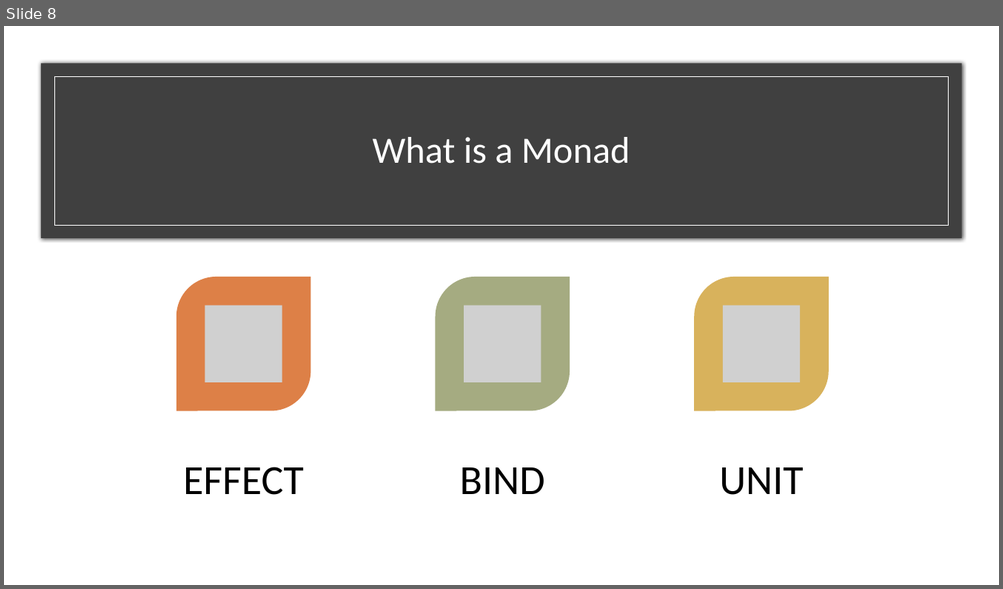
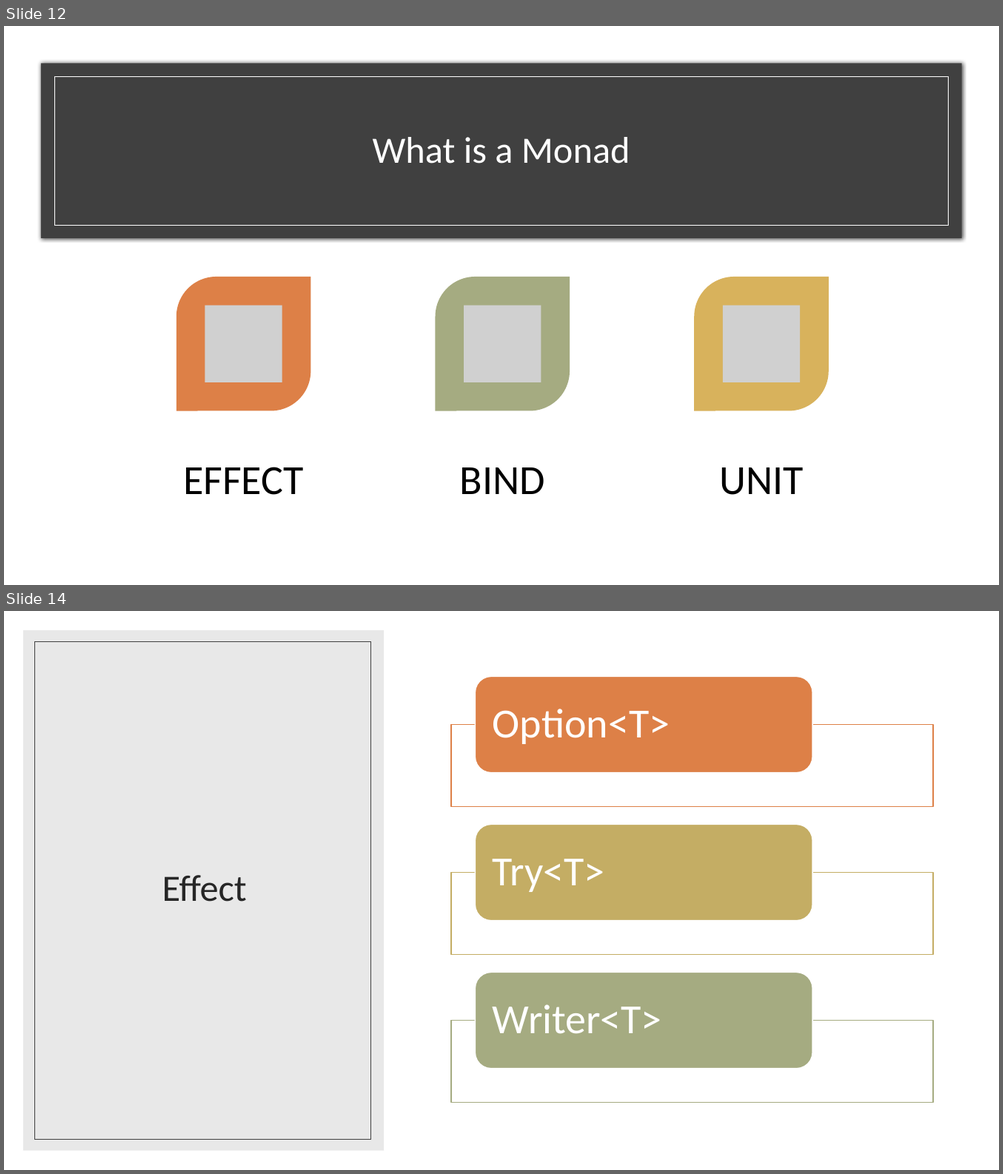
Before and after one commit to kemiller2002/monad-talk, a slide deck: presentation/monads.pptx. Shown one above the other, each under a label of ours: slide 8 before the commit, slides 12 and 14 after it; the slides between them are not shown. The pictures are 1003x589 and 1003x1174 pixels, drawn with LibreOffice and Linux fonts; fonts in the diff are those of the drawing; grey boxes stand for pictures. Boxes give left, top, right and bottom in pixels: in the first picture for what was removed or moved away, otherwise in the second. Text is boxed around its words. In the diff, an @@ line names an element or a change of style, - is before the commit and + after.

```diff
--- a/presentation/monads.pptx
+++ b/presentation/monads.pptx
@@ slide 14 added at [4,611,999,1170], background #FFFFFF @@
@@ rectangle added at [4,611,999,1170], fill #FFFFFF @@
@@ rectangle added at [23,630,384,1151], fill #D9D9D9 at 60% opacity @@
@@ rectangle added at [34,641,371,1140], outline #404040 0.5 pt @@
@@ title added at [162,875,247,902], 36 pt, text #262626 @@
+Effect
@@ group added at [451,677,933,1102]: 3 rectangles, 3 rounded rectangles, 3 texts @@
+Option<T>
+Try<T>
+Writer<T>
@@ what was slide 8 is now slide 12 @@
```
Also in this commit, not shown: 1 slide changed, 8 other slides added, 2 slides removed, 3 other files.
